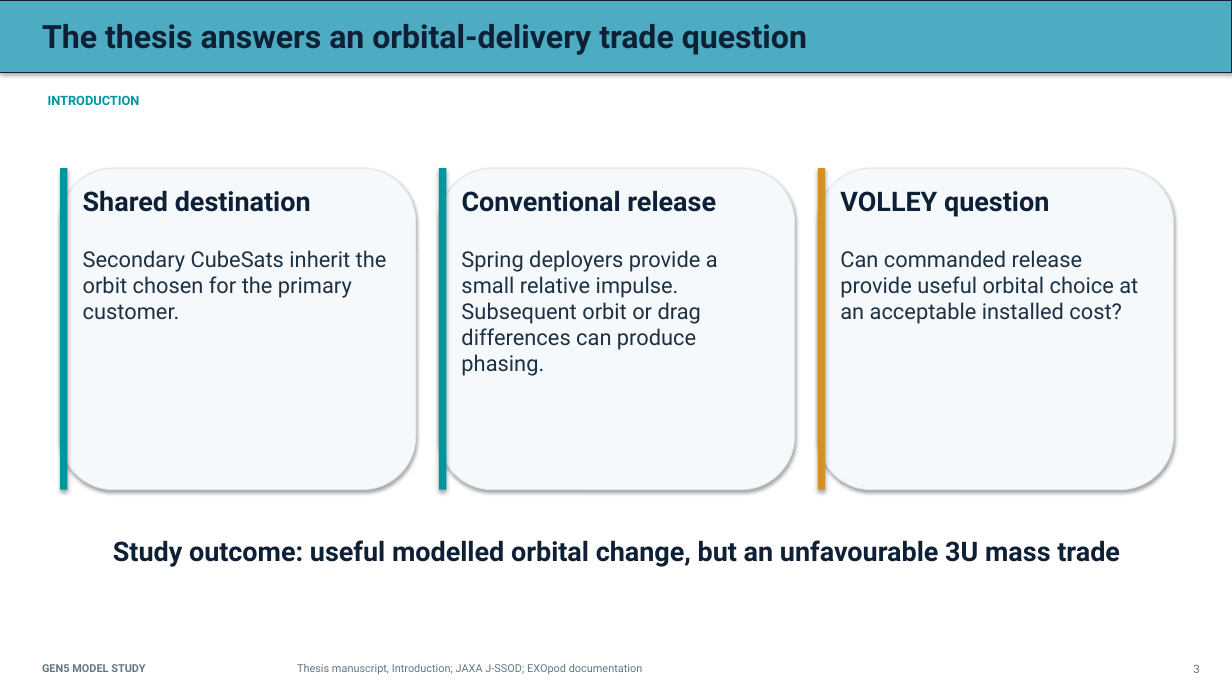
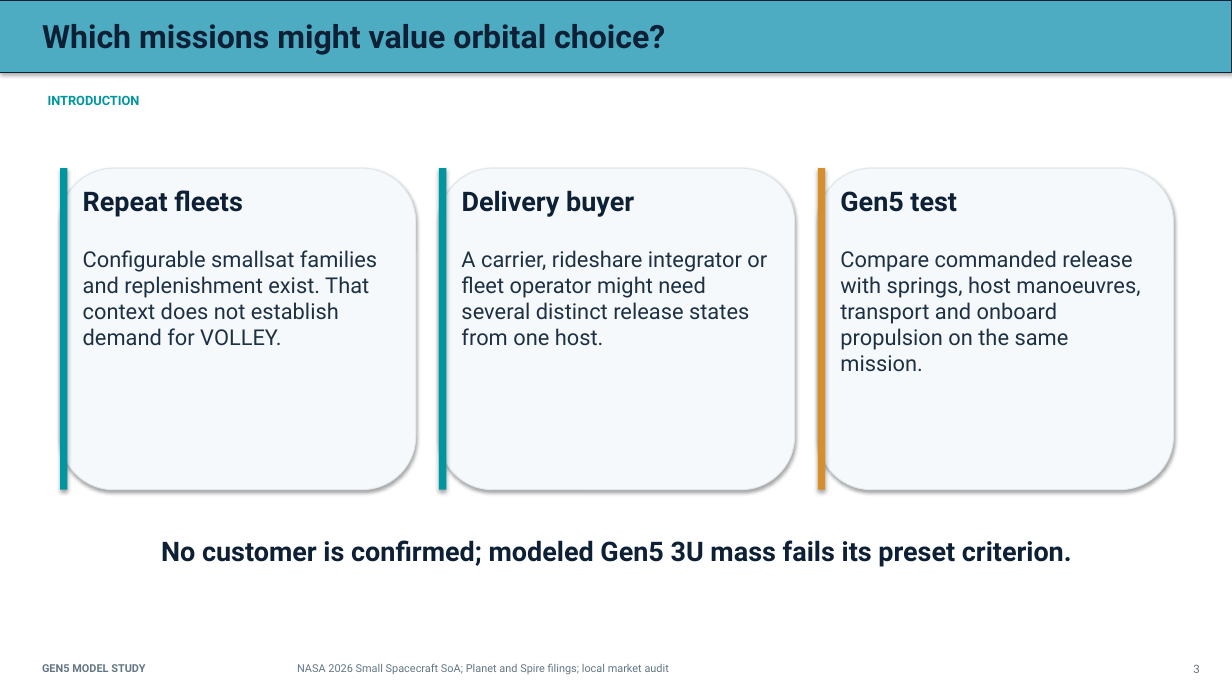
Before and after one commit to aaaaaaaaaaaavm/VOLLEY-thesis, a slide deck: slide 3 of university/final_review_2026_10_10/VOLLEY_Final_Review_2026-10-10.pptx. Drawn at 1232x693 pixels with LibreOffice and Linux fonts; fonts in the diff are those of the drawing. Boxes give left, top, right and bottom in pixels: in the first picture for what was removed or moved away, otherwise in the second. Text is boxed around its words. In the diff, an @@ line names an element or a change of style, - is before the commit and + after.

Commit message:
Integrate audited market fit into Gen5 academic review

```diff
--- a/university/final_review_2026_10_10/VOLLEY_Final_Review_2026-10-10.pptx
+++ b/university/final_review_2026_10_10/VOLLEY_Final_Review_2026-10-10.pptx
@@ text at <box>42,24,665,55</box>: text changed @@
-The thesis answers an orbital-delivery trade question
+Which missions might value orbital choice?
@@ text at <box>83,190,243,217</box>: text changed @@
-Shared destination
+Repeat fleets
@@ text at <box>462,190,634,217</box>: text changed @@
-Conventional release
+Delivery buyer
@@ text at <box>840,191,957,212</box>: text changed @@
-VOLLEY question
+Gen5 test
@@ text at <box>83,250,377,346</box>: text changed @@
-Secondary CubeSats inherit the orbit chosen for the primary customer.
+Configurable smallsat families and replenishment exist. That context does not establish demand for VOLLEY.
@@ text at <box>461,250,767,346</box>: text changed @@
-Spring deployers provide a small relative impulse. Subsequent orbit or drag differences can produce phasing.
+A carrier, rideshare integrator or fleet operator might need several distinct release states from one host.
@@ text at <box>840,250,1140,372</box>: text changed @@
-Can commanded release provide useful orbital choice at an acceptable installed cost?
+Compare commanded release with springs, host manoeuvres, transport and onboard propulsion on the same mission.
@@ text at <box>161,540,1072,567</box>: text changed @@
-Study outcome: useful modelled orbital change, but an unfavourable 3U mass trade
+No customer is confirmed; modeled Gen5 3U mass fails its preset criterion.
@@ text at <box>297,664,669,674</box>: text changed @@
-Thesis manuscript, Introduction; JAXA J-SSOD; EXOpod documentation
+NASA 2026 Small Spacecraft SoA; Planet and Spire filings; local market audit
```
Also in this commit, not shown: 13 other files.
